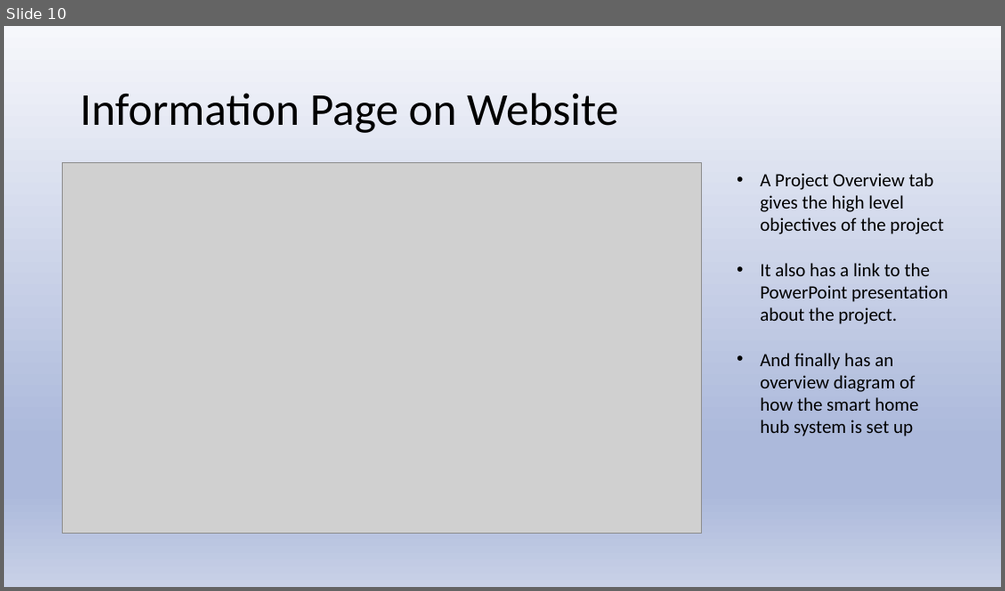
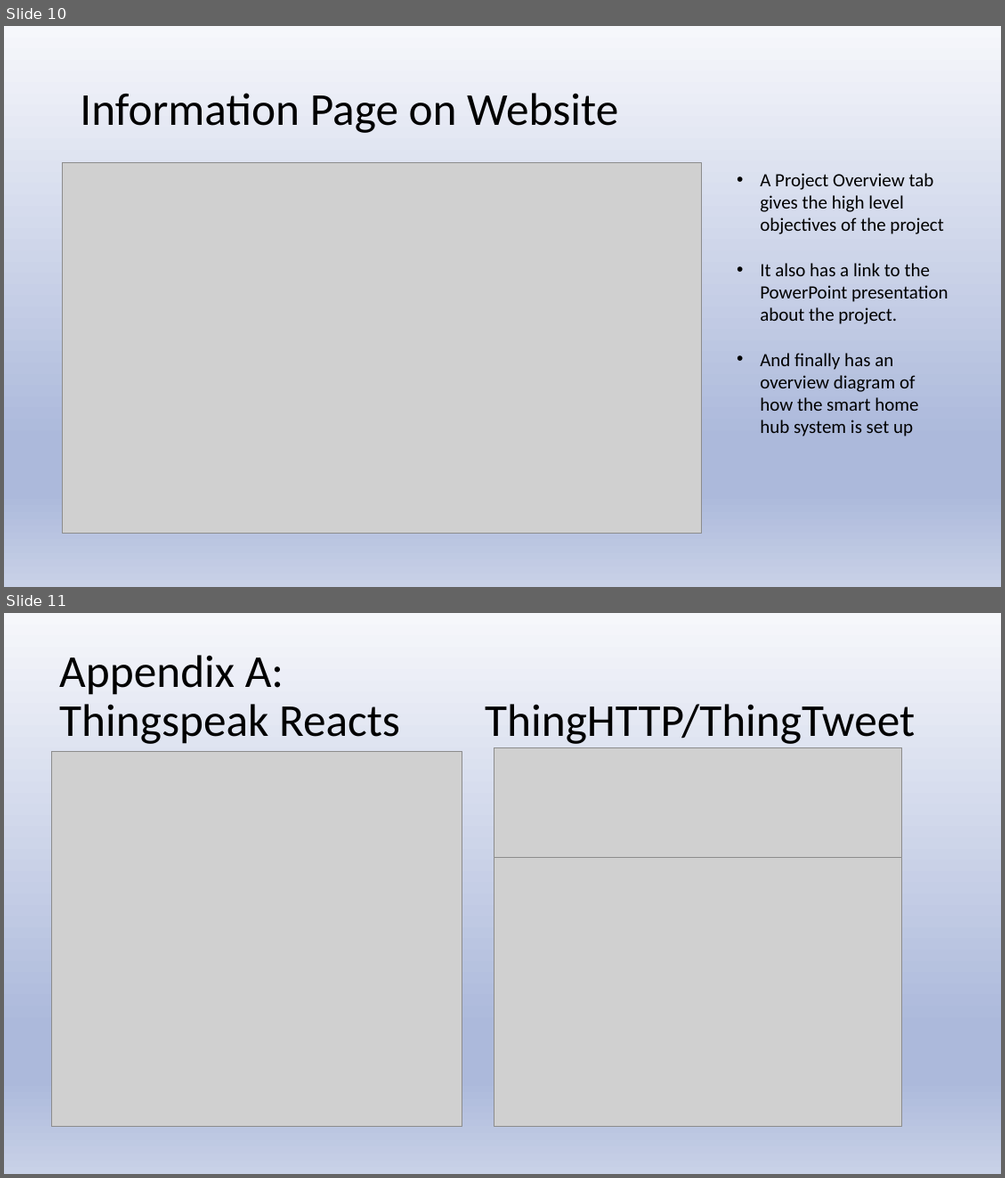
Before and after one commit to Davidcorrigan1/NetworkProject1, a slide deck: Raspberry Pi Home Monitoring.pptx. Shown one above the other, each under a label of ours: slide 10 before the commit, slides 10 and 11 after it. The pictures are 1005x591 and 1005x1178 pixels, drawn with LibreOffice and Linux fonts; fonts in the diff are those of the drawing; grey boxes stand for pictures. Boxes give left, top, right and bottom in pixels: in the first picture for what was removed or moved away, otherwise in the second. Text is boxed around its words. In the diff, an @@ line names an element or a change of style, - is before the commit and + after.

```diff
--- a/Raspberry Pi Home Monitoring.pptx
+++ b/Raspberry Pi Home Monitoring.pptx
@@ slide 11 added at <box>4,613,1001,1174</box>, background gradient #F6F7FB to #ACB9DB to #C8D1E7 @@
@@ title added at <box>59,655,914,744</box>, 44 pt, text #000000 @@
+Appendix A:
+Thingspeak Reacts ThingHTTP/ThingTweet
@@ picture added at <box>52,751,461,1126</box> @@
@@ picture added at <box>494,747,902,858</box> @@
@@ picture added at <box>494,856,902,1126</box> @@
```
Also in this commit, not shown: 1 slide changed.
